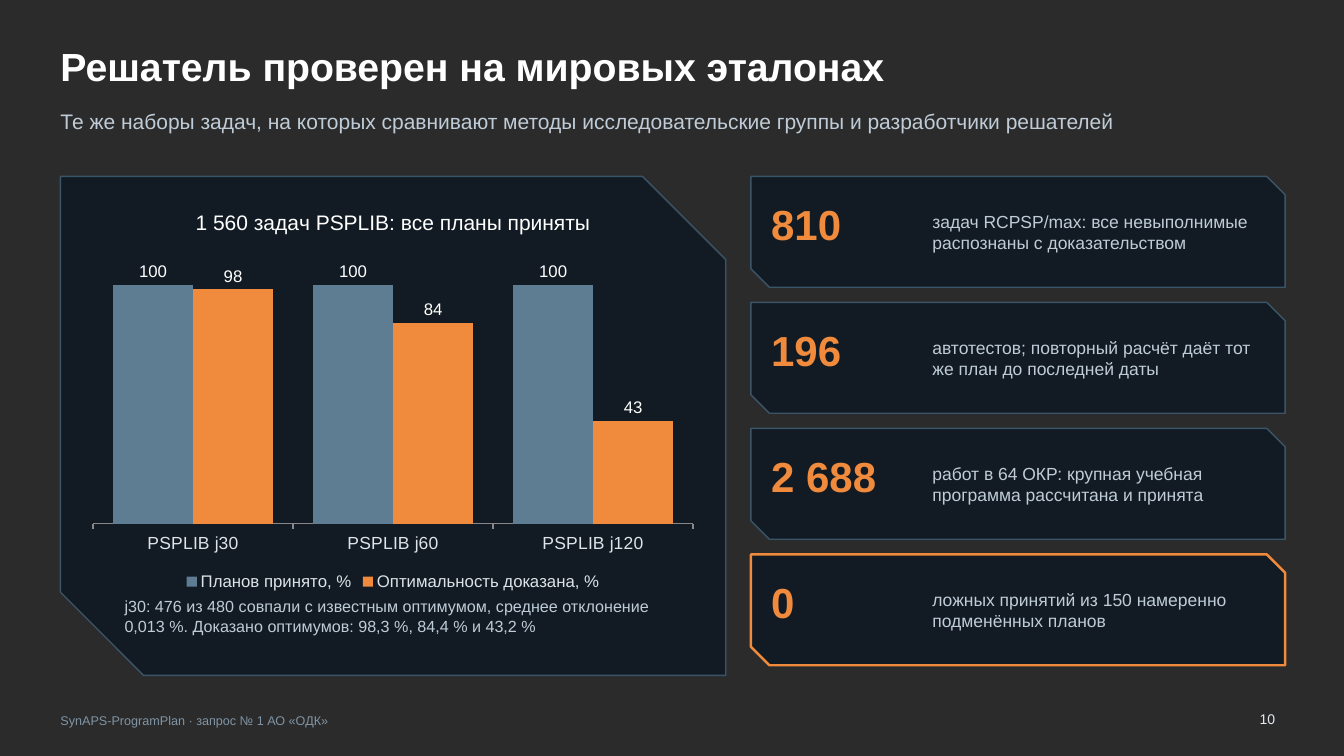
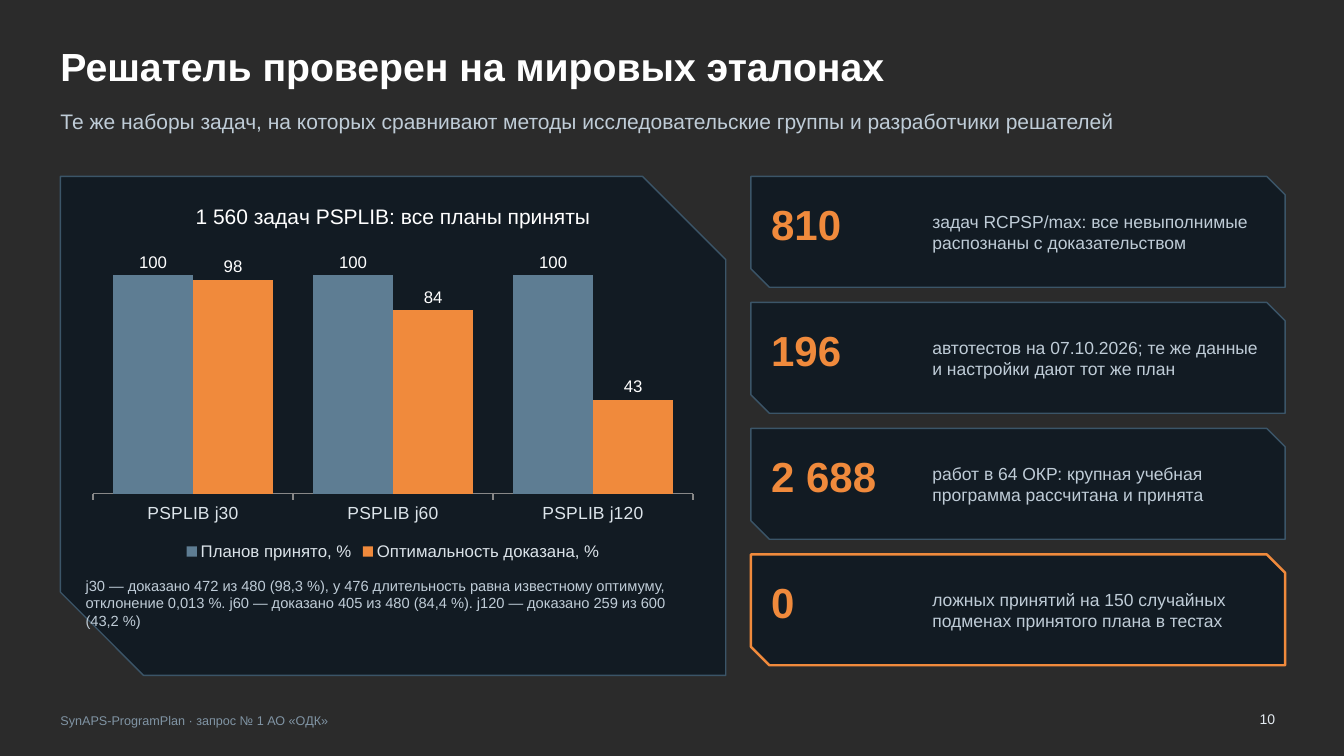
Before and after one commit to KonkovDV/SynAPS-ProgramPlan, a slide deck: slide 10 of SynAPS-ProgramPlan_ODK.pptx. Drawn at 1344x756 pixels with LibreOffice and Linux fonts; fonts in the diff are those of the drawing; background and template pictures are left out; a plain dark background stands for a picture behind light text. Boxes give left, top, right and bottom in pixels: in the first picture for what was removed or moved away, otherwise in the second. Text is boxed around its words. In the diff, an @@ line names an element or a change of style, - is before the commit and + after.

```diff
--- a/SynAPS-ProgramPlan_ODK.pptx
+++ b/SynAPS-ProgramPlan_ODK.pptx
@@ column chart at (x1=81, y1=187, x2=706, y2=565) @@
@@ title "1 560 задач PSPLIB: все планы приняты" to "1 560 задач PSPLIB: все планы приняты" @@
@@ column chart resized from (x1=81, y1=192, x2=706, y2=595) to (x1=81, y1=187, x2=706, y2=565) @@
@@ text at (x1=932, y1=342, x2=1257, y2=379): text changed @@
-автотестов; повторный расчёт даёт тот же план до последней даты
+автотестов на 07.10.2026; те же данные и настройки дают тот же план
@@ text at (x1=86, y1=580, x2=665, y2=629): text changed; size 11.5 to 10.5 pt @@
-j30: 476 из 480 совпали с известным оптимумом, среднее отклонение 0,013 %. Доказано оптимумов: 98,3 %, 84,4 % и 43,2 %
+j30 — доказано 472 из 480 (98,3 %), у 476 длительность равна известному оптимуму, отклонение 0,013 %. j60 — доказано 405 из 480 (84,4 %). j120 — доказано 259 из 600 (43,2 %)
@@ text at (x1=932, y1=593, x2=1225, y2=631): text changed @@
-ложных принятий из 150 намеренно подменённых планов
+ложных принятий на 150 случайных подменах принятого плана в тестах
```
Also in this commit, not shown: 15 other slides changed, 1 other file.
